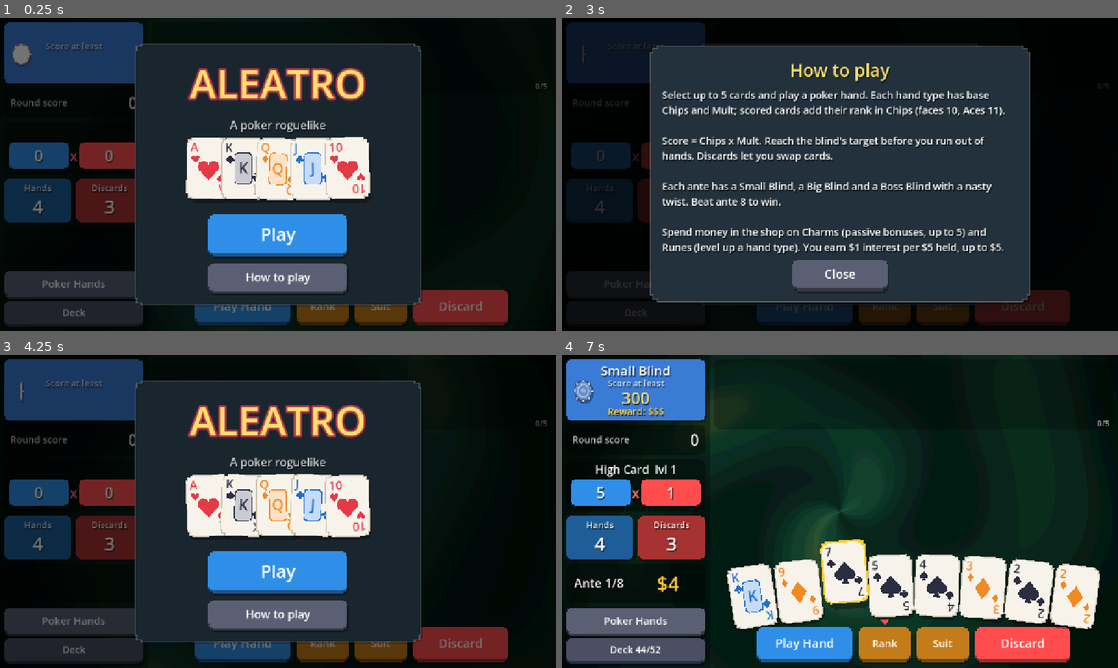
Above: before the commit, frames 1-4 (two rows, left to right).
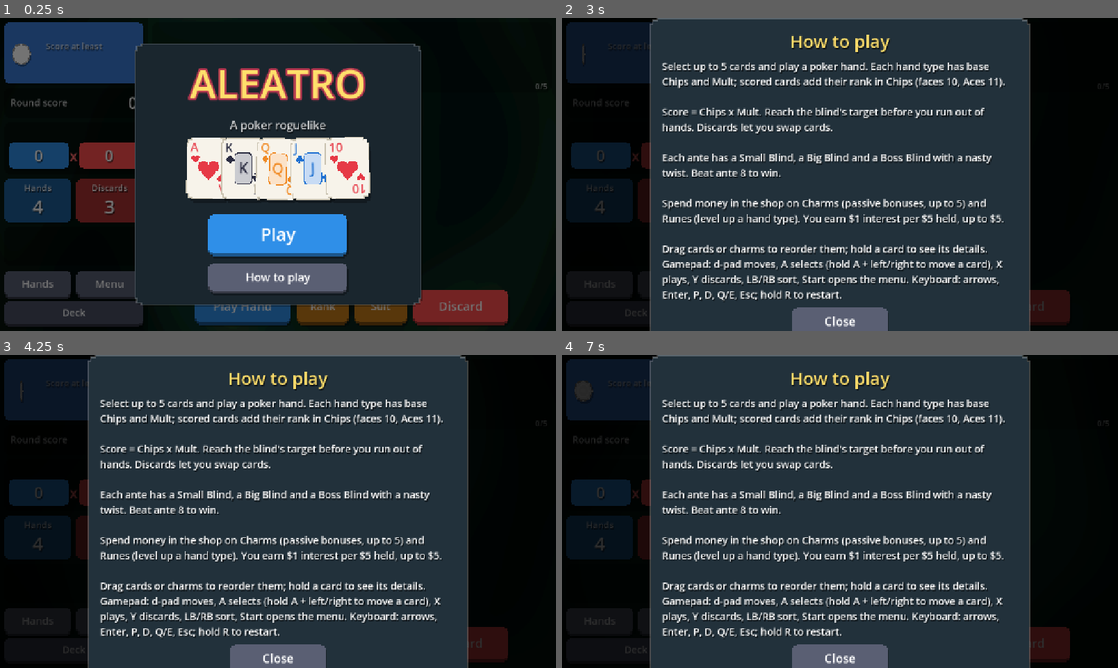
Above: after the commit, the same moments.

Repository: Yassineallach/schoolmaroc
Game: Godot game, scene res://scenes/main.tscn
The game is run twice, just before and just after one commit, with the same random seed, the same clock (stepped at 60 frames per second) and the same inputs.
Inputs (mouse positions are in pixels of both pictures, inside the frame that each line leads up to):
- Up to frame 1 (0.25 s): no input
- Up to frame 2 (3 s): click (634, 284) at 0.5 s, where only the run before the commit has a clickable "Poker Hands"; click (600, 284) at 1.25 s, where only the run after the commit has a clickable "Hands"; click (673, 284) at 2 s, where only the run after the commit has a clickable "Menu"; click "How to play" at 2.75 s
- Up to frame 3 (4.25 s): click "Play Hand" at 3.5 s
- Up to frame 4 (7 s): click "Play Hand" at 4.25 s; click "Play" at 5 s; click (912, 642) at 5.75 s, where only the run before the commit has a clickable "Play Small Blind"; click (840, 570) at 6.5 s, where only the run after the commit has a clickable "Play"

The runs differ from the first frame. In frame 1, 0.3% of the frame differs, in the area x 4-23%, y 80-90%; in frame 2, 28%; in frame 3, 53%; in frame 4, 80%, in the area x 0-99%, y 0-100%.

Commit message:
Aleatro: gamepad and keyboard control, back button, options menu
PadInput keeps one focused control per screen layer (game, overlay,
popup), moves it with the d-pad, stick or arrows by nearest neighbour in
that direction, remembers it per layer and shows a pulsing focus ring.
A selects (hold A + left/right carries a card), X plays, Y discards,
LB/RB sort, Start opens the menu, Back shows the deck; keyboard maps
to the same. Touch or mouse input hides the focus again.

The Android back button and Escape now close a popup, then clear the
selection, then open a pause menu (quitting only from the title). The
menu toggles sound and vibration, cycles game speed, and needs a
press-and-hold to start a new run or leave. Hold R restarts on
keyboard. Adds vibration feedback (VIBRATE permission) and tapping
empty table space to deselect. Bump to 1.5.0 (6).

Co-Authored-By: Claude Opus 5.5 <noreply@anthropic.com>
Claude-Session: https://claude.ai/code/session_01LZR5ftoCVRtdXjWmfvUKYt

Diff:
--- a/aleatro/project.godot
+++ b/aleatro/project.godot
@@ -6,8 +6,9 @@
 
 config/name="Aleatro"
 config/description="A poker roguelike: build hands, collect charms, beat the blinds."
-config/version="1.4.0"
+config/version="1.5.0"
 run/main_scene="res://scenes/main.tscn"
+config/quit_on_go_back=false
 config/features=PackedStringArray("4.7", "GL Compatibility")
 boot_splash/bg_color=Color(0.05, 0.12, 0.1, 1)
 boot_splash/show_image=false
--- /dev/null
+++ b/aleatro/scripts/focus_ring.gd
@@ -0,0 +1,31 @@
+class_name FocusRing
+extends Control
+
+## Pulsing pixel outline drawn around whatever the gamepad/keyboard focus is on.
+
+var target: Control = null
+var _box := PixelBox.new(Color(0, 0, 0, 0), 4.0)
+
+
+func _init() -> void:
+	mouse_filter = Control.MOUSE_FILTER_IGNORE
+	_box.outline = 4.0
+	visible = false
+
+
+func _process(_delta: float) -> void:
+	if not visible or target == null or not is_instance_valid(target):
+		return
+	var r := target.get_global_rect().grow(7)
+	global_position = r.position
+	size = r.size
+	queue_redraw()
+
+
+func _draw() -> void:
+	var pulse := 0.6 + 0.4 * sin(Anim.now() * 6.0)
+	_box.outline_color = Color(1, 1, 1, pulse)
+	draw_style_box(_box, Rect2(Vector2.ZERO, size))
+	# small pointer above the target, like a cursor
+	var c := Vector2(size.x / 2, -6 - 3 * pulse)
+	draw_colored_polygon(PackedVector2Array([c + Vector2(-9, -10), c + Vector2(9, -10), c]), Color(1, 1, 1, 0.9))
--- a/aleatro/scripts/main.gd
+++ b/aleatro/scripts/main.gd
@@ -27,6 +27,7 @@
 var lbl_charm_count: Label
 
 var charm_row: Control
+var table_catcher: Control
 var charm_bg: Panel
 var hand_layer: Control
 var fx_layer: Control
@@ -53,6 +54,10 @@
 var vw := 1280.0
 var vh := 720.0
 var stats := {"best_ante": 0, "best_hand": 0, "runs": 0, "wins": 0}
+var settings := {"sound": true, "vibration": true, "speed": 1.0}
+var on_title := false
+var sidebar_buttons: Array = []
+var pad: PadInput
 
 
 func _ready() -> void:
@@ -60,7 +65,10 @@
 	sfx = Sfx.new()
 	add_child(sfx)
 	_load_stats()
+	_apply_settings()
 	_build_ui()
+	pad = PadInput.new(self)
+	add_child(pad)
 	get_viewport().size_changed.connect(_on_resize)
 	_on_resize()
 	show_title()
@@ -134,6 +142,7 @@
 	b.resized.connect(func(): b.pivot_offset = b.size / 2)
 	b.pressed.connect(func():
 		sfx.play("click")
+		haptic(12, 0.3)
 		juice(b)
 		jiggle += 0.5
 		cb.call())
@@ -183,8 +192,10 @@
 	var info_box := _panel(Vector2(10, 480), Vector2(320, 90), Color(0, 0, 0, 0.35))
 	lbl_ante = _place(_label("", 28), info_box, Vector2(0, 0), Vector2(150, 90))
 	lbl_money = _place(_label("", 46, Data.MONEY_COLOR), info_box, Vector2(150, 0), Vector2(170, 90))
-	_place(_button("Poker Hands", Color("5a5f73"), show_hand_info, Vector2(320, 56), 24), self, Vector2(10, 582), Vector2(320, 56))
+	var btn_hands := _place(_button("Hands", Color("5a5f73"), show_hand_info, Vector2(155, 56), 24), self, Vector2(10, 582), Vector2(155, 56))
+	var btn_menu := _place(_button("Menu", Color("5a5f73"), show_menu, Vector2(155, 56), 24), self, Vector2(175, 582), Vector2(155, 56))
 	btn_deck = _place(_button("Deck", Color("4a4f63"), show_deck, Vector2(320, 48), 22), self, Vector2(10, 650), Vector2(320, 48))
+	sidebar_buttons = [btn_hands, btn_menu, btn_deck]
 
 	# Charm row along the top of the table
 	charm_bg = _panel(Vector2(SIDE_W + 10, 10), Vector2(900, CHARM_H), Color(0, 0, 0, 0.25))
@@ -192,6 +203,14 @@
 	charm_row.position = Vector2(SIDE_W + 10, 10)
 	add_child(charm_row)
 	lbl_charm_count = _place(_label("0/5", 18, Color(1, 1, 1, 0.7), HORIZONTAL_ALIGNMENT_RIGHT), charm_bg, Vector2(0, CHARM_H - 26), Vector2(0, 24))
+
+	# Tapping empty table space clears the selection.
+	table_catcher = Control.new()
+	table_catcher.mouse_filter = Control.MOUSE_FILTER_STOP
+	table_catcher.gui_input.connect(func(e):
+		if e is InputEventMouseButton and e.pressed and e.button_index == MOUSE_BUTTON_LEFT:
+			deselect_all())
+	add_child(table_catcher)
 
 	hand_layer = Control.new()
 	hand_layer.set_anchors_preset(Control.PRESET_FULL_RECT)
@@ -246,6 +265,8 @@
 	charm_row.size = charm_bg.size
 	lbl_charm_count.position = Vector2(mw - 140, CHARM_H - 26)
 	lbl_charm_count.size = Vector2(110, 24)
+	table_catcher.position = Vector2(SIDE_W, TOP_H)
+	table_catcher.size = Vector2(mw, vh - TOP_H - 104)
 	controls.position = Vector2(SIDE_W, vh - 94)
 	controls.size = Vector2(mw, 80)
 	_fit_overlay()
@@ -517,6 +538,7 @@
 
 
 func show_title() -> void:
+	on_title = true
 	in_round = false
 	busy = true
 	var vb := open_overlay(true)
@@ -553,7 +575,7 @@
 	t.autowrap_mode = TextServer.AUTOWRAP_WORD_SMART
 	t.custom_minimum_size = Vector2(820, 0)
 	t.add_theme_font_size_override("font_size", 23)
-	t.text = "Select up to 5 cards and play a poker hand. Each  …(404 unchanged characters)…  earn $1 interest per $5 held, up to $5." % Data.FINAL_ANTE
+	t.text = "Select up to 5 cards and play a poker hand. Each  …(404 unchanged characters)…  earn $1 interest per $5 held, up to $5.\n\nDrag cards or charms to reorder them; hold a card to see its details. Gamepad: d-pad moves, A selects (hold A + left/right to move a card), X plays, Y discards, LB/RB sort, Start opens the menu. Keyboard: arrows, Enter, P, D, Q/E, Esc; hold R to restart." % Data.FINAL_ANTE
 	vb.add_child(t)
 	vb.add_child(_center(_button("Close", Color("5a5f73"), close_modal, Vector2(220, 70))))
 
@@ -564,6 +586,7 @@
 
 
 func new_run() -> void:
+	on_title = false
 	gs = GameState.new()
 	stats.runs += 1
 	_save_stats()
@@ -943,6 +966,7 @@
 func win_round() -> void:
 	in_round = false
 	sfx.play("win")
+	haptic(40, 0.5)
 	await wait(0.3)
 	var gilded := 0
 	for v in hand_views:
@@ -992,6 +1016,7 @@
 	in_round = false
 	busy = true
 	sfx.play("lose")
+	haptic(150, 0.8)
 	stats.best_ante = maxi(stats.best_ante, gs.ante)
 	_save_stats()
 	clear_hand_views()
@@ -1215,6 +1240,7 @@
 ## Break a card into tumbling shards.
 func shatter(v: CardView) -> void:
 	sfx.play("lose", 2.2)
+	haptic(60, 0.7)
 	jiggle += 1.0
 	var origin := v.position
 	var face: Color = Data.ENHANCEMENTS["glass"].face
@@ -1336,10 +1362,128 @@
 		return
 	for k in stats.keys():
 		stats[k] = cf.get_value("stats", k, stats[k])
+	for k in settings.keys():
+		settings[k] = cf.get_value("settings", k, settings[k])
 
 
 func _save_stats() -> void:
 	var cf := ConfigFile.new()
 	for k in stats.keys():
 		cf.set_value("stats", k, stats[k])
+	for k in settings.keys():
+		cf.set_value("settings", k, settings[k])
 	cf.save(STATS_PATH)
+
+
+func _apply_settings() -> void:
+	AudioServer.set_bus_mute(0, not settings.sound)
+	Engine.time_scale = settings.speed
+
+
+# ---------------------------------------------------------------- input helpers
+
+## Short buzz on phones (and rumble on a gamepad in use).
+func haptic(ms: int, strength: float) -> void:
+	if not settings.vibration:
+		return
+	if OS.has_feature("mobile"):
+		Input.vibrate_handheld(ms, strength)
+	if pad != null and pad.pad_mode and pad.last_joy >= 0:
+		Input.start_joy_vibration(pad.last_joy, strength * 0.6, strength, ms / 1000.0)
+
+
+func deselect_all() -> void:
+	if busy or not in_round:
+		return
+	var any := false
+	for v in hand_views:
+		if v.selected:
+			v.selected = false
+			v.queue_redraw()
+			any = true
+	if any:
+		sfx.play("select", 0.8)
+		layout_hand(true)
+		update_hud()
+
+
+## Back button / Escape / B: close a popup, then clear the selection, then
+## open the menu. On the title screen it leaves the app.
+func go_back() -> void:
+	if not modal.get_children().filter(func(c): return not c.is_queued_for_deletion()).is_empty():
+		close_modal()
+		return
+	if in_round and not busy and not selected_views().is_empty():
+		deselect_all()
+		return
+	if on_title:
+		get_tree().quit()
+		return
+	show_menu()
+
+
+func _notification(what: int) -> void:
+	if what == NOTIFICATION_WM_GO_BACK_REQUEST:
+		go_back()
+
+
+## A button that only fires after being held down, filling up as it goes.
+func _hold_button(text: String, col: Color, cb: Callable, hold := 0.8, min_size := Vector2(300, 64)) -> Button:
+	var b := _button(text, col, func(): pass, min_size, 24)
+	b.set_meta("hold", true)
+	var fill := ColorRect.new()
+	fill.color = Color(1, 1, 1, 0.3)
+	fill.mouse_filter = Control.MOUSE_FILTER_IGNORE
+	fill.position = Vector2(4, 4)
+	fill.size = Vector2(0, min_size.y - 14)
+	b.add_child(fill)
+	var state := {"tw": null}
+	b.button_down.connect(func():
+		var tw := create_tween()
+		state.tw = tw
+		tw.tween_property(fill, "size:x", b.size.x - 8, hold)
+		tw.tween_callback(func():
+			haptic(30, 0.6)
+			cb.call()))
+	b.button_up.connect(func():
+		if state.tw != null and state.tw.is_valid():
+			state.tw.kill()
+		fill.size.x = 0)
+	return b
+
+
+func show_menu() -> void:
+	if on_title:
+		return
+	var vb := open_modal()
+	vb.add_child(_label("Paused", 40, Color("ffdf6b")))
+	var grid := GridContainer.new()
+	grid.columns = 2
+	grid.add_theme_constant_override("h_separation", 14)
+	grid.add_theme_constant_override("v_separation", 14)
+	grid.add_child(_button("Sound: %s" % ("On" if settings.sound else "Off"), Color("4a6fa5"), func():
+		settings.sound = not settings.sound
+		_apply_settings()
+		_save_stats()
+		show_menu(), Vector2(300, 64), 24))
+	grid.add_child(_button("Vibration: %s" % ("On" if settings.vibration else "Off"), Color("4a6fa5"), func():
+		settings.vibration = not settings.vibration
+		_save_stats()
+		haptic(40, 0.6)
+		show_menu(), Vector2(300, 64), 24))
+	grid.add_child(_button("Speed: %sx" % str(settings.speed).trim_suffix(".0"), Color("4a6fa5"), func():
+		var speeds := [1.0, 1.5, 2.0, 3.0]
+		settings.speed = speeds[(speeds.find(settings.speed) + 1) % speeds.size()]
+		_apply_settings()
+		_save_stats()
+		show_menu(), Vector2(300, 64), 24))
+	grid.add_child(_button("How to play", Color("5a5f73"), show_help, Vector2(300, 64), 24))
+	grid.add_child(_hold_button("Hold: New Run", Data.MULT_COLOR, func():
+		close_modal()
+		new_run()))
+	grid.add_child(_hold_button("Hold: Main Menu", Color("7b4fa0"), func():
+		close_modal()
+		clear_hand_views()
+		show_title()))
+	vb.add_child(_center(grid))
+	vb.add_child(_center(_button("Resume", Data.CHIP_COLOR, close_modal, Vector2(320, 76), 30)))
--- /dev/null
+++ b/aleatro/scripts/pad_input.gd
@@ -0,0 +1,259 @@
+class_name PadInput
+extends Node
+
+## Gamepad and keyboard control. Keeps one focused control per screen layer
+## (game, overlay, modal), moves it with the d-pad/stick/arrows and activates
+## it with A/Enter. Touch or mouse input hides the focus again.
+
+const DIRS := {"ui_left": Vector2.LEFT, "ui_right": Vector2.RIGHT, "ui_up": Vector2.UP, "ui_down": Vector2.DOWN}
+const SHORTCUTS := {
+	"aleatro_play": [JOY_BUTTON_X, KEY_P],
+	"aleatro_discard": [JOY_BUTTON_Y, KEY_D],
+	"aleatro_sort_rank": [JOY_BUTTON_LEFT_SHOULDER, KEY_Q],
+	"aleatro_sort_suit": [JOY_BUTTON_RIGHT_SHOULDER, KEY_E],
+	"aleatro_menu": [JOY_BUTTON_START, KEY_M],
+	"aleatro_deck": [JOY_BUTTON_BACK, KEY_TAB],
+}
+const RESTART_HOLD := 0.8
+
+var main: Control
+var focused: Control = null
+var pad_mode := false
+var last_joy := -1
+var ring := FocusRing.new()
+
+var _layer := ""
+var _remember := {}
+var _held_dir := ""
+var _dir_timer := 0.0
+var _repeat_delay := 0.3
+var _accept_down := false
+var _moved_card := false
+var _restart_timer := 0.0
+
+
+func _init(m: Control) -> void:
+	main = m
+
+
+func _ready() -> void:
+	for action in SHORTCUTS:
+		if InputMap.has_action(action):
+			continue
+		InputMap.add_action(action)
+		var jb := InputEventJoypadButton.new()
+		jb.button_index = SHORTCUTS[action][0]
+		InputMap.action_add_event(action, jb)
+		var k := InputEventKey.new()
+		k.physical_keycode = SHORTCUTS[action][1]
+		InputMap.action_add_event(action, k)
+	ring.z_index = 450
+	main.add_child(ring)
+
+
+func _input(event: InputEvent) -> void:
+	if event is InputEventMouseButton or event is InputEventScreenTouch \
+			or (event is InputEventMouseMotion and event.relative.length() > 3.0):
+		if pad_mode:
+			pad_mode = false
+			ring.visible = false
+		return
+	var pressed := event.is_pressed()
+	if event is InputEventJoypadMotion:
+		pressed = absf(event.axis_value) > 0.5
+	if not pressed:
+		return
+	if event is InputEventJoypadButton or event is InputEventJoypadMotion:
+		last_joy = event.device
+	if (event is InputEventKey or event is InputEventJoypadButton or event is InputEventJoypadMotion) and not pad_mode:
+		pad_mode = true
+		_sync_layer(true)
+
+
+func _process(delta: float) -> void:
+	_sync_layer(false)
+	ring.visible = pad_mode and focused != null
+	ring.target = focused
+
+	for action in DIRS:
+		if Input.is_action_just_pressed(action):
+			_held_dir = action
+			_dir_timer = 0.0
+			_repeat_delay = 0.3
+			navigate(DIRS[action])
+		elif _held_dir == action and Input.is_action_pressed(action):
+			_dir_timer += delta
+			if _dir_timer > _repeat_delay:
+				_dir_timer = 0.0
+				_repeat_delay = 0.1
+				navigate(DIRS[action])
+	if Input.is_action_just_pressed("ui_accept"):
+		_accept_pressed()
+	if Input.is_action_just_released("ui_accept"):
+		_accept_released()
+	if Input.is_action_just_pressed("ui_cancel"):
+		main.go_back()
+	if Input.is_action_just_pressed("aleatro_menu"):
+		main.show_menu()
+	if Input.is_action_just_pressed("aleatro_deck"):
+		main.show_deck()
+	if _layer == "game" and main.in_round:
+		if Input.is_action_just_pressed("aleatro_play"):
+			main.play_selected()
+		if Input.is_action_just_pressed("aleatro_discard"):
+			main.discard_selected()
+		if Input.is_action_just_pressed("aleatro_sort_rank"):
+			main.set_sort("rank")
+		if Input.is_action_just_pressed("aleatro_sort_suit"):
+			main.set_sort("suit")
+	# Hold R to restart the run.
+	if Input.is_physical_key_pressed(KEY_R) and main.gs != null and not main.on_title:
+		_restart_timer += delta
+		if _restart_timer >= RESTART_HOLD:
+			_restart_timer = -INF
+			main.close_modal()
+			main.new_run()
+	else:
+		_restart_timer = 0.0
+
+
+# ---------------------------------------------------------------- layers
+
+func current_layer() -> String:
+	if _live(main.modal).size() > 0:
+		return "modal"
+	if main.overlay.mouse_filter == Control.MOUSE_FILTER_STOP and _live(main.overlay).size() > 0:
+		return "overlay"
+	return "game"
+
+
+func focusables() -> Array:
+	match _layer:
+		"modal":
+			return _buttons(main.modal)
+		"overlay":
+			var list := _buttons(main.overlay)
+			if not main._overlay_full:
+				list += main.charm_views
+			return list
+	var list := []
+	if main.in_round:
+		list += main.hand_views
+	list += _buttons(main.controls)
+	list += main.sidebar_buttons
+	list += main.charm_views
+	return list.filter(func(c): return is_instance_valid(c) and c.is_visible_in_tree() and not (c is BaseButton and c.disabled))
+
+
+## Track layer changes; remember focus per layer and restore it on return.
+func _sync_layer(force: bool) -> void:
+	var layer := current_layer()
+	var list := focusables()
+	if layer != _layer:
+		if _layer != "" and focused != null and is_instance_valid(focused):
+			_remember[_layer] = focused
+		_layer = layer
+		var back = _remember.get(layer)
+		focused = back if back != null and is_instance_valid(back) and list.has(back) else _default(list)
+	elif force or focused == null or not is_instance_valid(focused) or not list.has(focused):
+		focused = _default(list)
+
+
+func _default(list: Array) -> Control:
+	if list.is_empty():
+		return null
+	if _layer == "game" and main.in_round and not main.hand_views.is_empty():
+		return main.hand_views[0]
+	# The biggest button on a screen is its main action.
+	var best: Control = null
+	for c in list:
+		if c is BaseButton and (best == null or c.size.x * c.size.y > best.size.x * best.size.y):
+			best = c
+	return best if best != null else list[0]
+
+
+func _live(node: Node) -> Array:
+	return node.get_children().filter(func(c): return not c.is_queued_for_deletion())
+
+
+func _buttons(node: Node) -> Array:
+	var out := []
+	for c in _live(node):
+		if c is BaseButton:
+			if c.is_visible_in_tree() and not c.disabled:
+				out.append(c)
+		elif c is Control or c is CanvasLayer:
+			out += _buttons(c)
+	return out
+
+
+# ---------------------------------------------------------------- actions
+
+func navigate(dir: Vector2) -> void:
+	if not pad_mode:
+		return
+	var list := focusables()
+	if focused == null:
+		focused = _default(list)
+		return
+	var hand: Array = main.hand_views
+	if focused is CardView and hand.has(focused) and dir.y == 0:
+		var i := hand.find(focused)
+		var j := i + int(dir.x)
+		if j >= 0 and j < hand.size():
+			if _accept_down and not main.busy:
+				# Holding A while pressing left/right carries the card along.
+				hand.remove_at(i)
+				hand.insert(j, focused)
+				main.manual_order = true
+				main.gs.hand = hand.map(func(v): return v.card)
+				main.layout_hand(true)
+				_moved_card = true
+			else:
+				focused = hand[j]
+			main.haptic(8, 0.2)
+			return
+	var from := focused.get_global_rect().get_center()
+	var best: Control = null
+	var best_d := INF
+	for c in list:
+		if c == focused:
+			continue
+		var v: Vector2 = c.get_global_rect().get_center() - from
+		var along := v.dot(dir)
+		if along <= 4.0:
+			continue
+		var across := absf(v.dot(Vector2(dir.y, dir.x)))
+		var d := along + across * 2.0
+		if d < best_d:
+			best_d = d
+			best = c
+	if best != null:
+		focused = best
+		main.haptic(8, 0.2)
+
+
+func _accept_pressed() -> void:
+	if not pad_mode or focused == null or not is_instance_valid(focused):
+		return
+	_accept_down = true
+	_moved_card = false
+	if focused is BaseButton:
+		if focused.has_meta("hold"):
+			focused.button_down.emit()
+		else:
+			focused.pressed.emit()
+	elif focused is CharmView:
+		main._on_charm_tapped(focused)
+
+
+func _accept_released() -> void:
+	if not _accept_down:
+		return
+	_accept_down = false
+	if focused == null or not is_instance_valid(focused):
+		return
+	if focused is CardView and not _moved_card:
+		main._on_card_tapped(focused)
+	elif focused is BaseButton and focused.has_meta("hold"):
+		focused.button_up.emit()
Not shown, changed: aleatro/export_presets.cfg
Not shown, added: aleatro/scripts/focus_ring.gd.uid
Not shown, added: aleatro/scripts/pad_input.gd.uid
